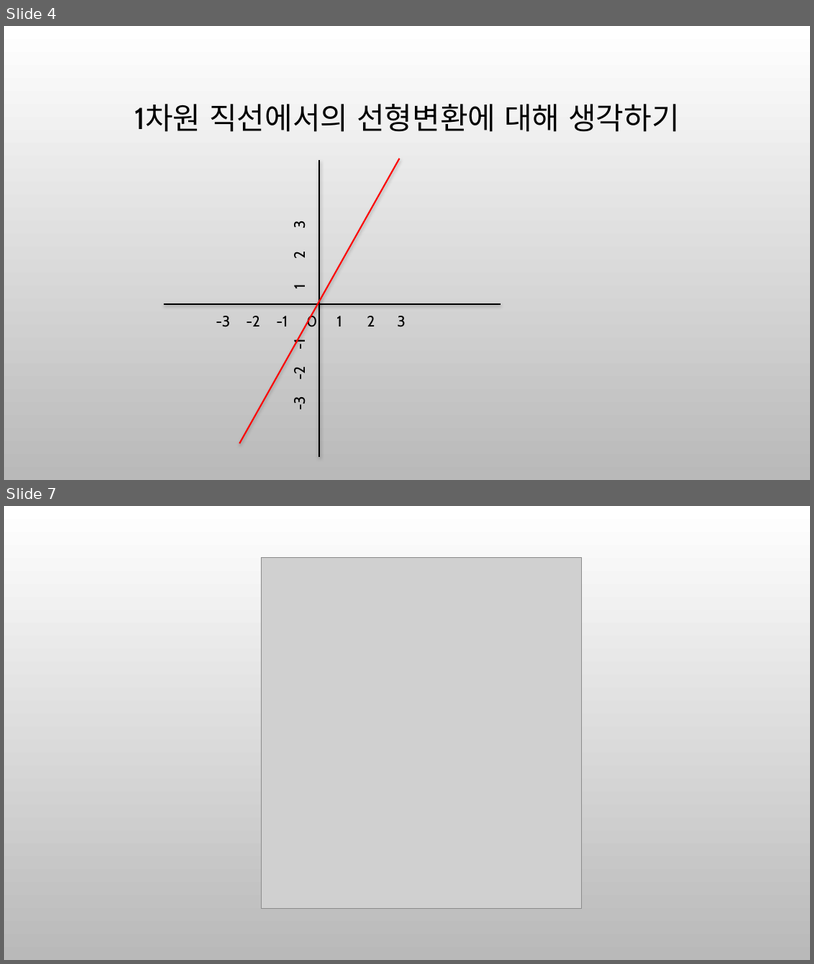
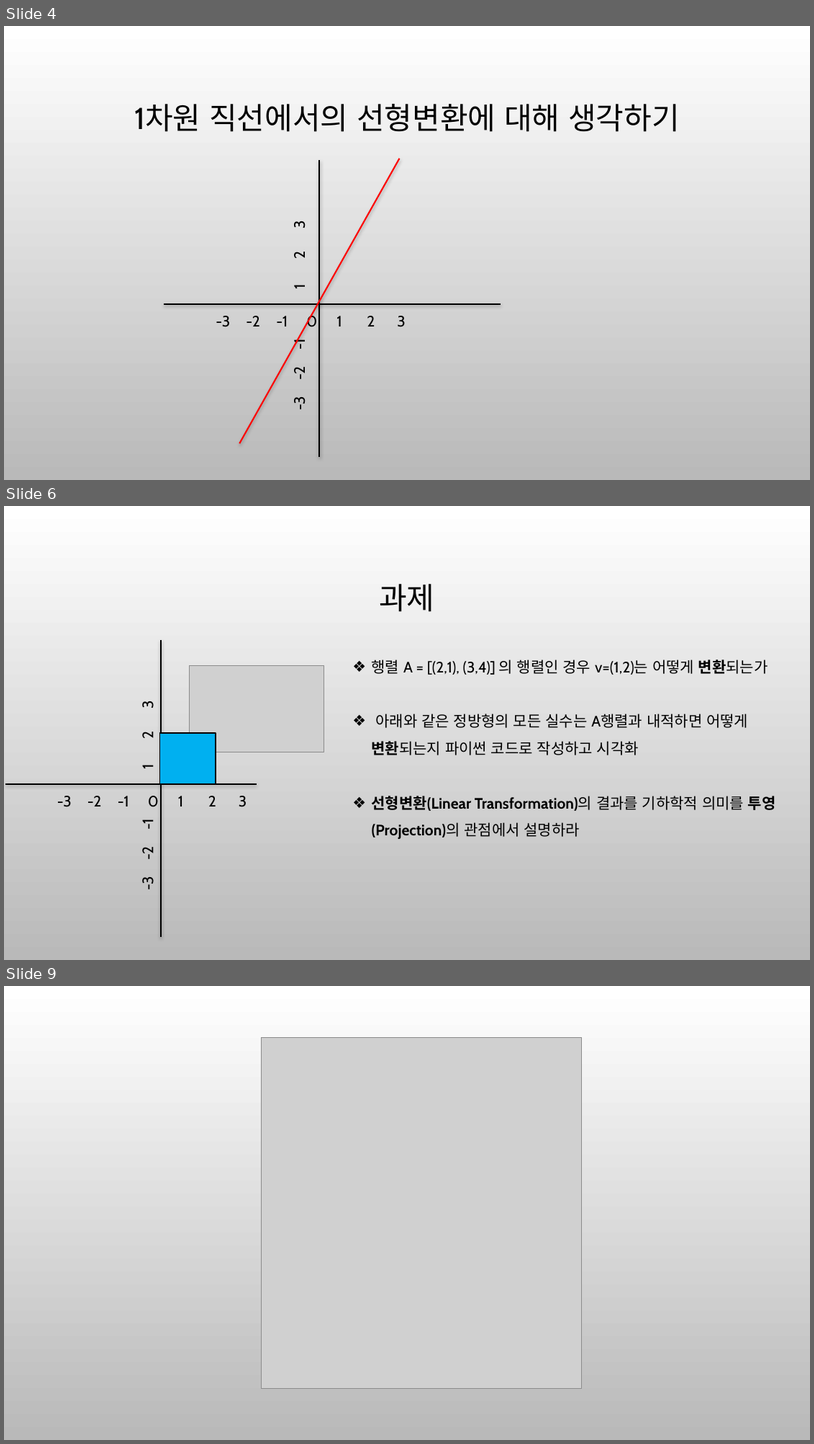
Before and after one commit to ancestor9/mathematics-for-machine-learning, a slide deck: 4_Matrix_vectors.pptx. Shown one above the other, each under a label of ours: slides 4 and 7 before the commit, slides 4, 6 and 9 after it; the slides between them are not shown. The pictures are 814x964 and 814x1444 pixels, drawn with LibreOffice and Linux fonts; fonts in the diff are those of the drawing; grey boxes stand for pictures; background and template pictures are left out. Boxes give left, top, right and bottom in pixels: in the first picture for what was removed or moved away, otherwise in the second. Text is boxed around its words. In the diff, an @@ line names an element or a change of style, - is before the commit and + after.

```diff
--- a/4_Matrix_vectors.pptx
+++ b/4_Matrix_vectors.pptx
@@ slide 6 added at [4, 506, 810, 960], background picture (left out) @@
@@ title added at [379, 584, 435, 612], 36 pt, text #000000 @@
+과제
@@ line added from (161, 641) to (161, 936), #000000 1.75 pt @@
@@ picture added at [189, 666, 324, 752] @@
@@ text added at [372, 659, 777, 839], 18 pt, text #000000 @@
+❖ 행렬 A = [(2,1), (3,4)] 의 행렬인 경우 v=(1,2)는 어떻게 변환되는가
+❖ 아래와 같은 정방형의 모든 실수는 A행렬과 내적하면 어떻게 변환되는지 파이썬 코드로 작성하고 시각화
+❖ 선형변환(Linear Transformation)의 결과를 기하학적 의미를 투영(Projection)의 관점에서 설명하라
@@ text added at [139, 701, 157, 889], 18 pt, text #000000 @@
+-3 -2 -1 1 2 3
@@ rectangle added at [160, 733, 216, 784], fill #00B0F0, outline #000000 1.25 pt @@
@@ line added from (5, 784) to (257, 784), #000000 1.75 pt @@
@@ text added at [57, 795, 159, 807], 18 pt, text #000000 @@
+-3 -2 -1 0 1 2 3
@@ what was slide 7 is now slide 9 @@
```
Also in this commit, not shown: 3 other slides added, 2 slides removed.
